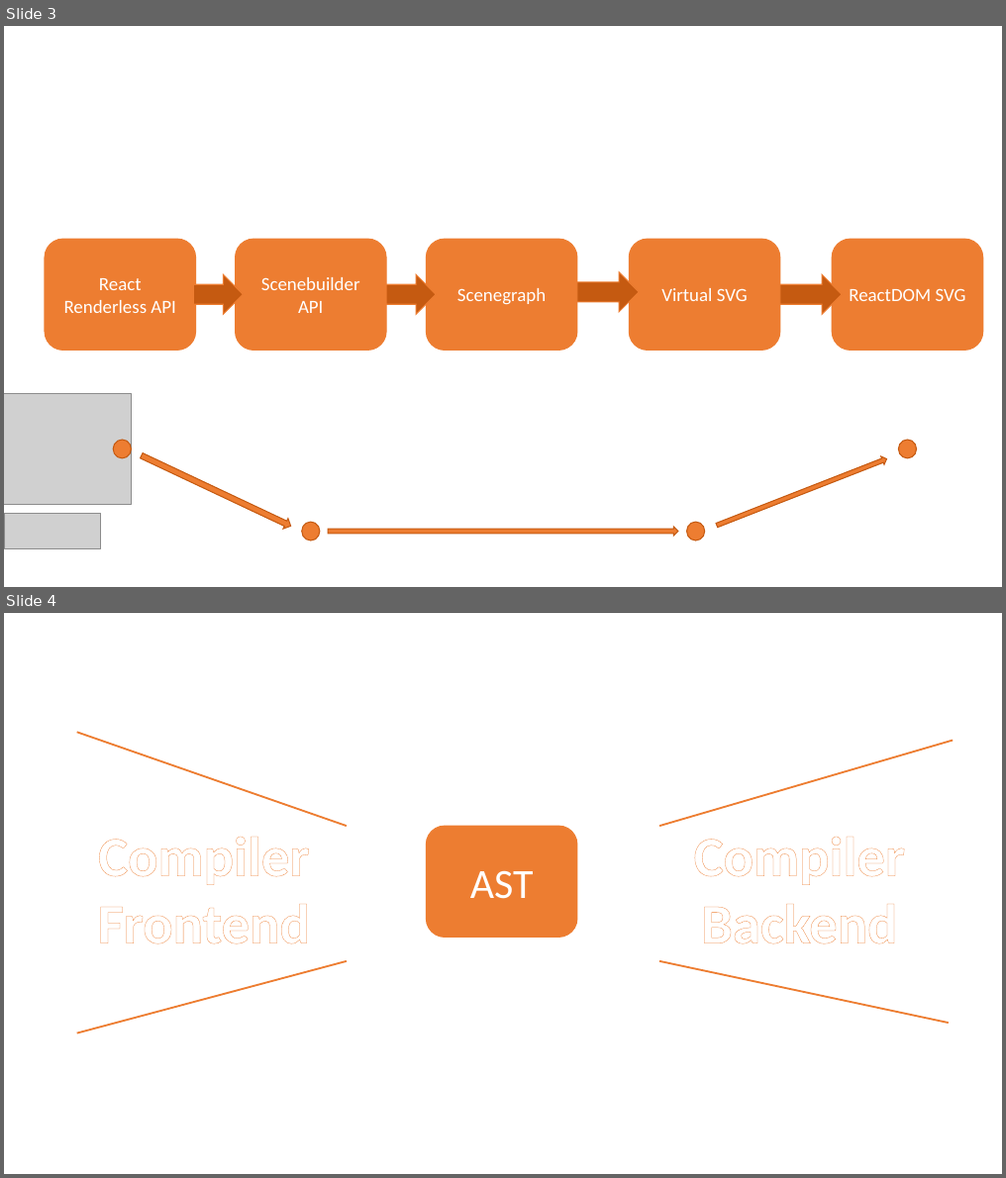
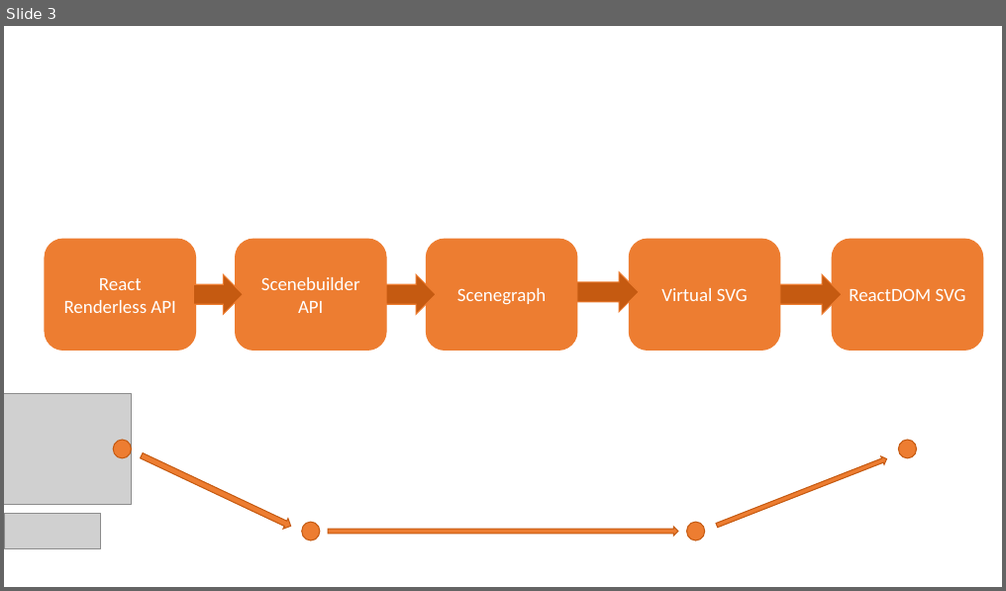
Before and after one commit to darthtrevino/chart-parts-talk-react-conf, a slide deck: assets/lib-backend.pptx. Shown one above the other, each under a label of ours: slides 3 and 4 before the commit, slide 3 after it. The pictures are 1006x1178 and 1006x591 pixels, drawn with LibreOffice and Linux fonts; fonts in the diff are those of the drawing; grey boxes stand for pictures. Boxes give left, top, right and bottom in pixels: in the first picture for what was removed or moved away, otherwise in the second. Text is boxed around its words. In the diff, an @@ line names an element or a change of style, - is before the commit and + after.

```diff
--- a/assets/lib-backend.pptx
+++ b/assets/lib-backend.pptx
@@ slide 4 removed at (4,613,1002,1174), background #FFFFFF @@
@@ line removed from (76, 732) to (347, 827) @@
@@ line removed from (953, 741) to (659, 827) @@
@@ text removed at (98,837,310,945) @@
-Compiler Frontend
@@ rounded rectangle removed at (426,827,577,938) @@
-AST
@@ text removed at (694,837,905,945) @@
-Compiler Backend
@@ line removed from (76, 1034) to (347, 961) @@
@@ line removed from (948, 1023) to (659, 961) @@
```
Also in this commit, not shown: 1 slide changed, 1 slide added, 35 other files.
